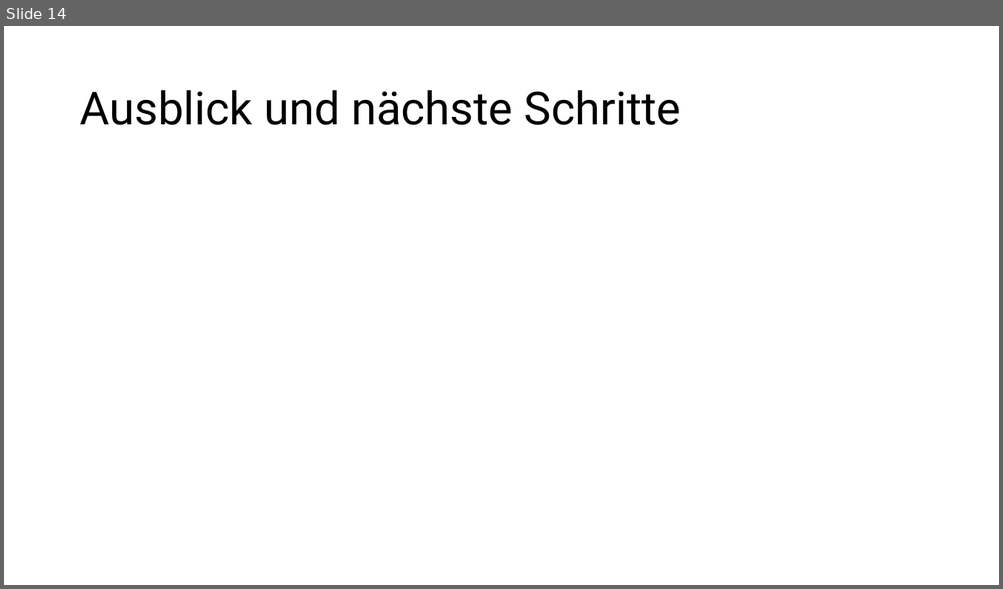
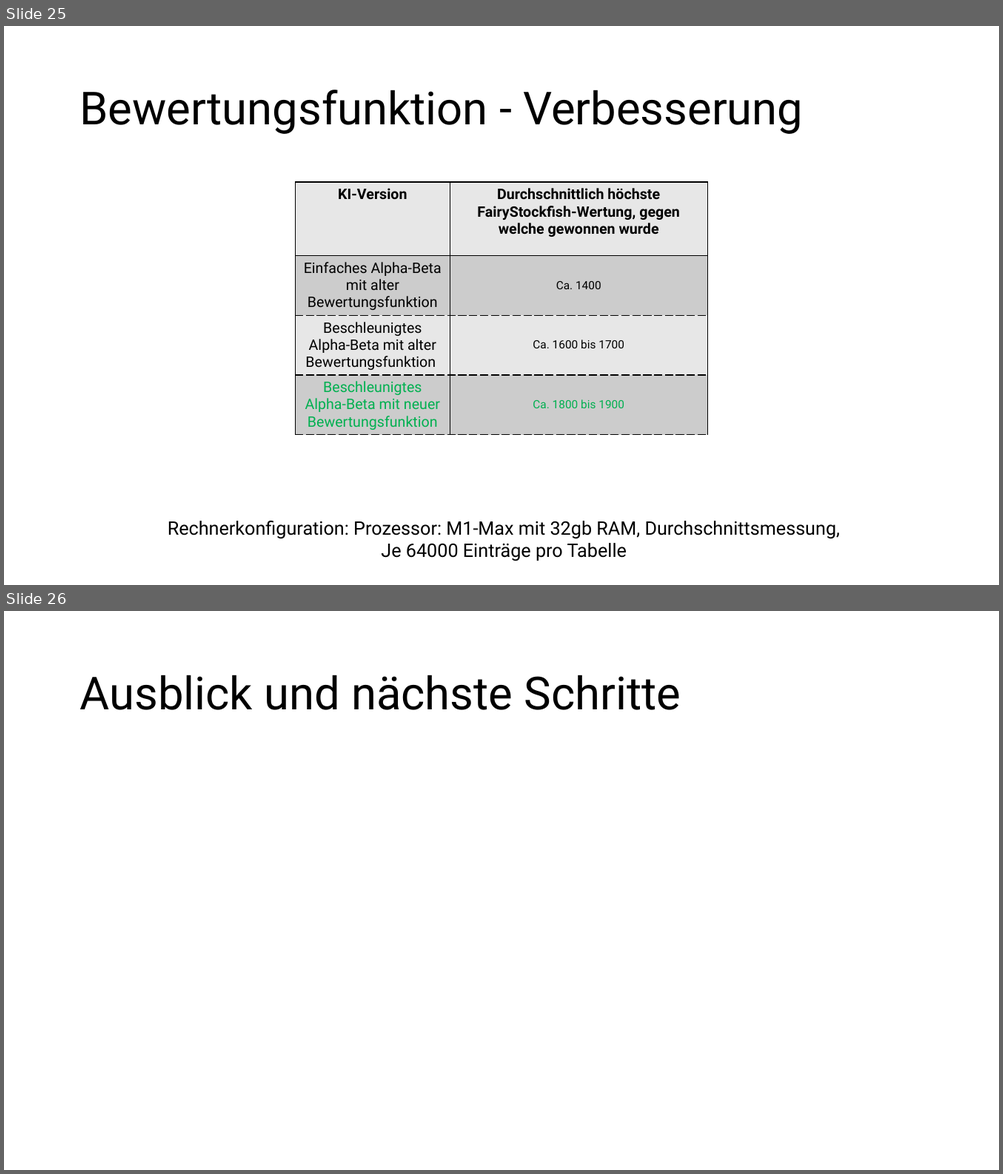
Before and after one commit to patrickzda/chess_engine, a slide deck: presentations/PJ_KI_MST3.pptx. Shown one above the other, each under a label of ours: slide 14 before the commit, slides 25 and 26 after it. The pictures are 1003x589 and 1003x1174 pixels, drawn with LibreOffice and Linux fonts; fonts in the diff are those of the drawing. Boxes give left, top, right and bottom in pixels: in the first picture for what was removed or moved away, otherwise in the second. Text is boxed around its words. In the diff, an @@ line names an element or a change of style, - is before the commit and + after.

```diff
--- a/presentations/PJ_KI_MST3.pptx
+++ b/presentations/PJ_KI_MST3.pptx
@@ slide 25 added at <box>4,26,999,585</box>, background #FFFFFF @@
@@ title added at <box>79,90,802,134</box>, 44 pt, text #000000 @@
+Bewertungsfunktion - Verbesserung
@@ table added at <box>295,182,707,454</box>, 4 rows, 2 columns @@
+KI-Version | Durchschnittlich höchste FairyStockfish-Wertung, gegen welche gewonnen wurde
+Einfaches Alpha-Beta mit alter Bewertungsfunktion | Ca. 1400
+Beschleunigtes Alpha-Beta mit alter Bewertungsfunktion | Ca. 1600 bis 1700
+Beschleunigtes Alpha-Beta mit neuer Bewertungsfunktion | Ca. 1800 bis 1900
@@ text added at <box>168,521,840,562</box>, 18 pt, text #000000 @@
+Rechnerkonfiguration: Prozessor: M1-Max mit 32gb RAM, Durchschnittsmessung,
+Je 64000 Einträge pro Tabelle
@@ what was slide 14 is now slide 26 @@
```
Also in this commit, not shown: 3 slides changed, 19 other slides added, 8 slides removed.
